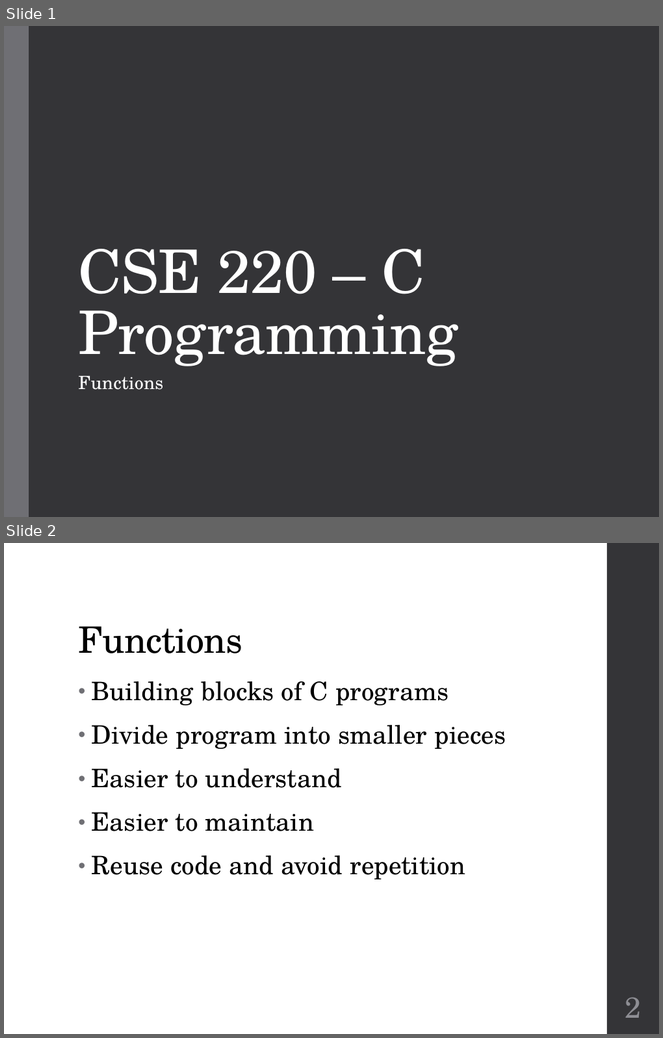
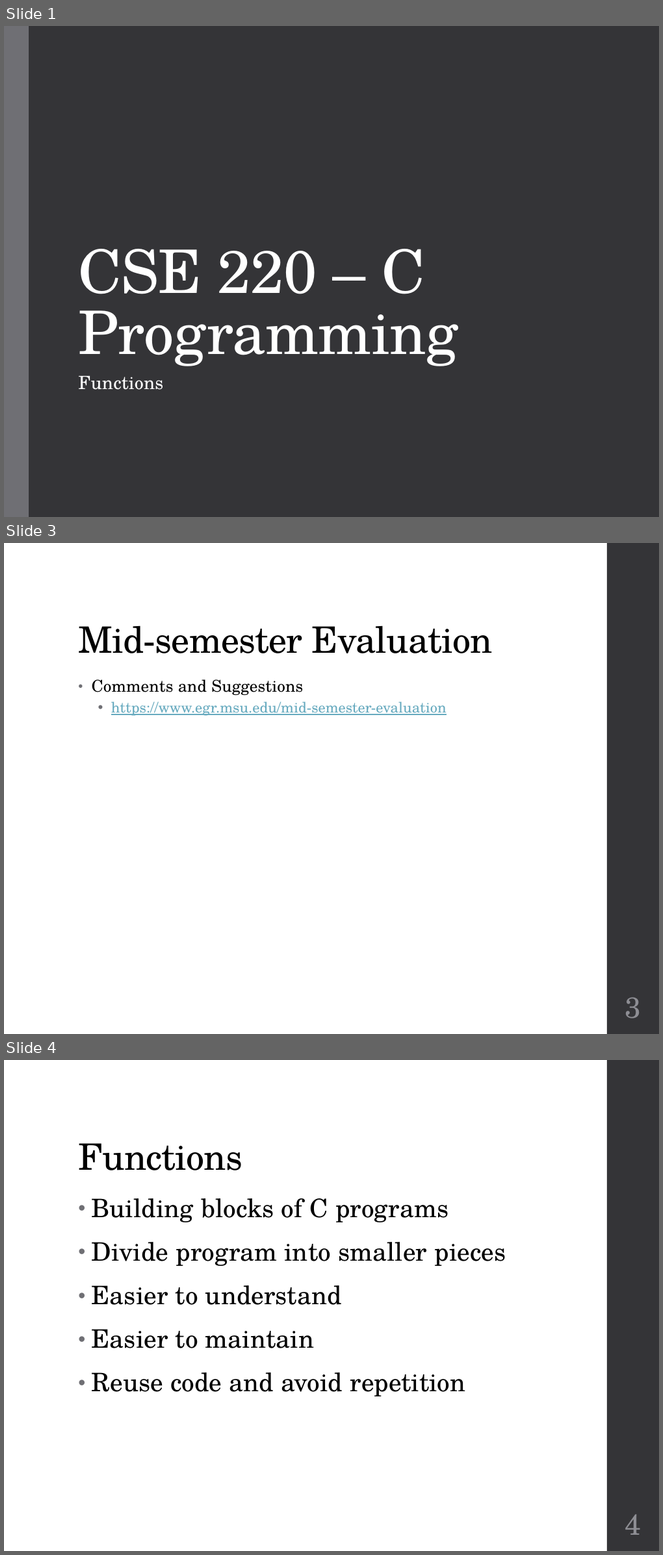
Before and after one commit to geneti/cse220_2020fall, a slide deck: Lectures/cse220-10-functions.pptx. Shown one above the other, each under a label of ours: slides 1 and 2 before the commit, slides 1, 3 and 4 after it; the slides between them are not shown. The pictures are 663x1038 and 663x1555 pixels, drawn with LibreOffice and Linux fonts; fonts in the diff are those of the drawing. Boxes give left, top, right and bottom in pixels: in the first picture for what was removed or moved away, otherwise in the second. Text is boxed around its words. In the diff, an @@ line names an element or a change of style, - is before the commit and + after.

```diff
--- a/Lectures/cse220-10-functions.pptx
+++ b/Lectures/cse220-10-functions.pptx
@@ slide 3 added at (x1=4, y1=543, x2=659, y2=1034), background #FFFFFF; not listed: 1 template element that a slide beside it also shows @@
@@ title added at (x1=78, y1=626, x2=493, y2=653), 40 pt, text #000000 @@
+Mid-semester Evaluation
@@ text added at (x1=92, y1=679, x2=447, y2=716), 16 pt, text #67AABF, underline @@
+• Comments and Suggestions
+  • https://www.egr.msu.edu/mid-semester-evaluation
@@ page number added at (x1=625, y1=997, x2=642, y2=1019), 32 pt, text #8E8E94 @@
+3
@@ what was slide 2 is now slide 4 @@
@@ page number at (x1=625, y1=1514, x2=642, y2=1535): text changed @@
-2
+4
```
Also in this commit, not shown: 1 slide changed, 1 other slide added, 3 other files.
